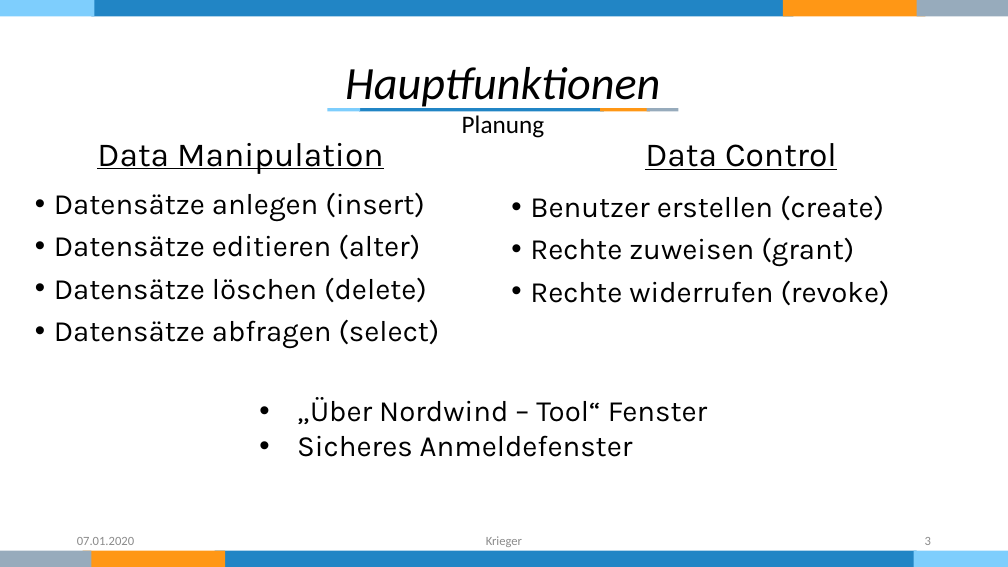
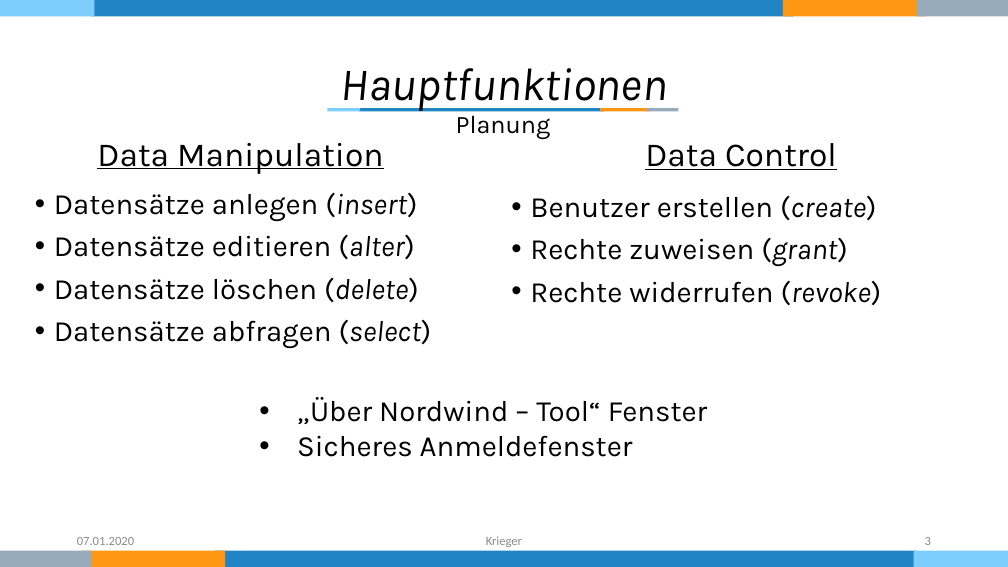
Before and after one commit to KriegersBlog/nordwind-tool, a slide deck: slide 3 of Dokumentation/Präsentation.pptx. Drawn at 1008x567 pixels with LibreOffice and Linux fonts; fonts in the diff are those of the drawing. Boxes give left, top, right and bottom in pixels: in the first picture for what was removed or moved away, otherwise in the second. Text is boxed around its words. In the diff, an @@ line names an element or a change of style, - is before the commit and + after.

```diff
--- a/Dokumentation/Präsentation.pptx
+++ b/Dokumentation/Präsentation.pptx
@@ text "Hauptfunktionen" at [340, 68, 667, 111]: font Calibri to Karla @@
@@ text "Planung" at [456, 111, 551, 140]: font Calibri to Karla @@
@@ text "Datensätze anlegen (insert)" at [54, 192, 432, 348]: italic on in "(insert)", "(alter)", "(delete)", "(select)" @@
@@ text "Benutzer erstellen (create)" at [530, 195, 882, 305]: italic on in "(create)", "(grant)", "(revoke)" @@
```
Also in this commit, not shown: 4 other slides changed.
